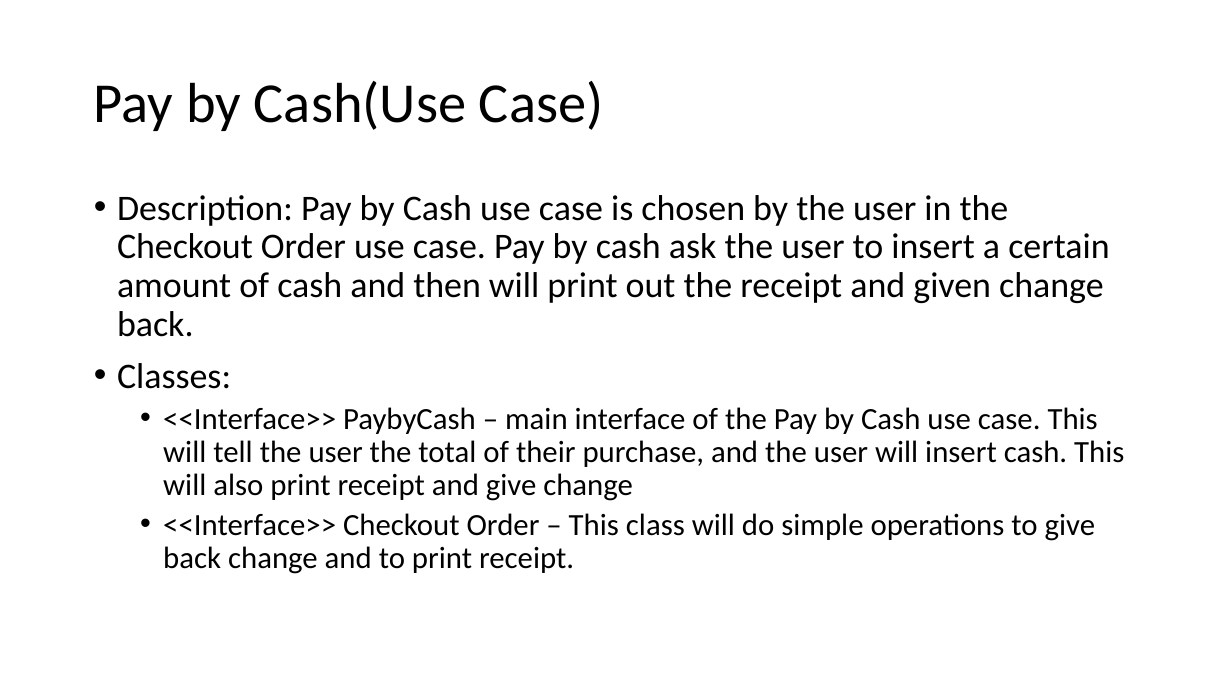
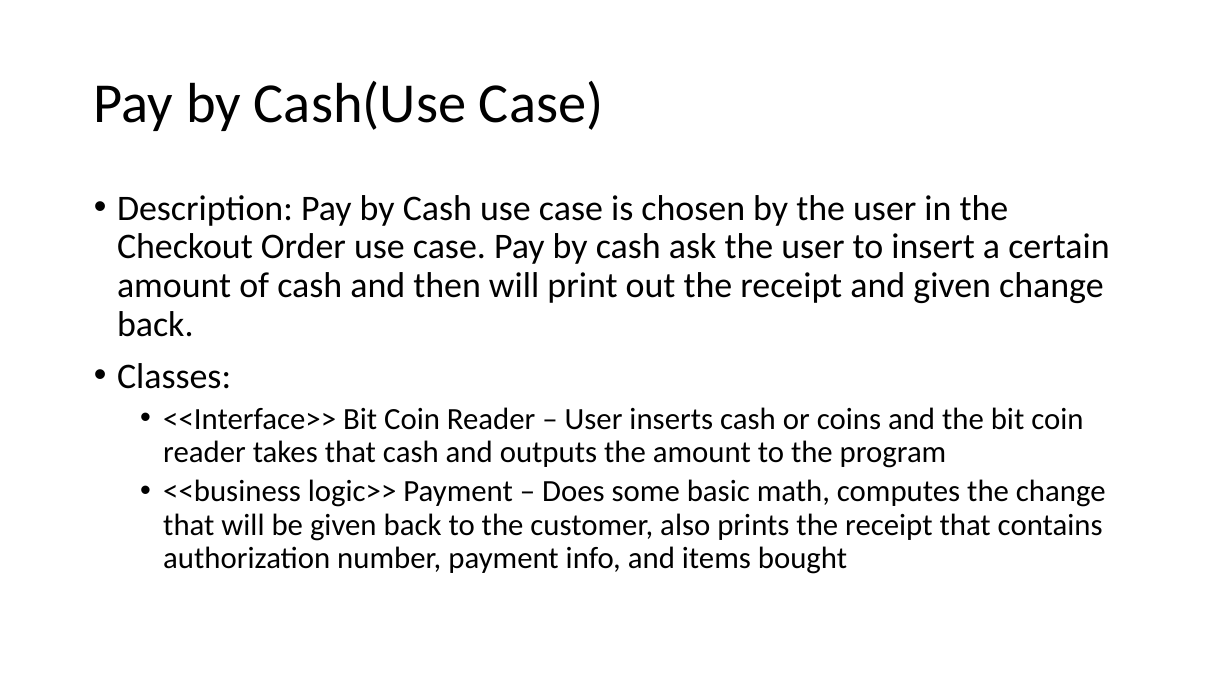
Before and after one commit to Mattjordan29/404ProjectNotFound, a slide deck: slide 10 of Automated Supermarket Checkout System (AutoScouts).pptx. Drawn at 1232x693 pixels with LibreOffice and Linux fonts; fonts in the diff are those of the drawing. Boxes give left, top, right and bottom in pixels: in the first picture for what was removed or moved away, otherwise in the second. Text is boxed around its words. In the diff, an @@ line names an element or a change of style, - is before the commit and + after.

```diff
--- a/Automated Supermarket Checkout System (AutoScouts).pptx
+++ b/Automated Supermarket Checkout System (AutoScouts).pptx
@@ text at (163,407,1106,574): text changed @@
-  • <<Interface>> PaybyCash – main interface of the Pay by Cash use case. This will tell the user the total of their purchase, and the user will insert cash. This will also print receipt and give change
-  • <<Interface>> Checkout Order – This class will do simple operations to give back change and to print receipt.
+  • <<Interface>> Bit Coin Reader – User inserts cash or coins and the bit coin reader takes that cash and outputs the amount to the program
+  • <<business logic>> Payment – Does some basic math, computes the change that will be given back to the customer, also prints the receipt that contains authorization number, payment info, and items bought
```
Also in this commit, not shown: 5 other slides changed.
